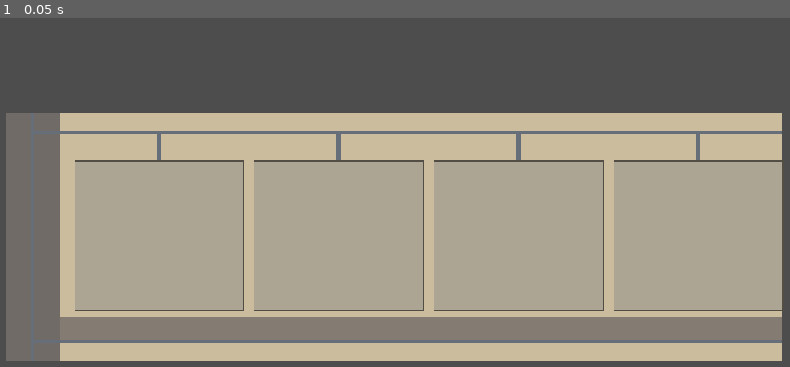
Above: before the commit, frame 1.
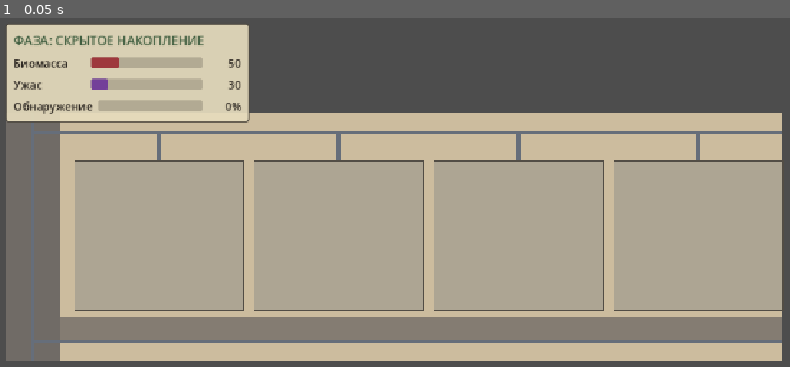
Above: after the commit, the same moment.

Repository: shabalingv-rgb/samosbor-game
Game: Godot game, scene res://scenes/main/game_scene.tscn
Same seed, same stepped clock (60 frames per second), same inputs: the game is played once before the commit and once after it.
Inputs:
- Up to frame 1 (0.05 s): no input

The runs differ from the first frame. In frame 1, 8.6% of the frame differs, in the area x 0-32%, y 1-31%.

Commit message:
Sprint 2.3: HUD (biomass/terror/detection/phase)
- hud.tscn/.gd: CanvasLayer with a code-built PanelContainer showing biomass,
  terror and detection bars plus the current phase, in an aged-paper palette.
- Pure view layer bound reactively to GameManager signals (resources_changed,
  phase_changed, detection_changed); disconnects in _exit_tree.
- Wired into game_scene; verified live updates + Cyrillic rendering in Godot 4.7.
- Sprint 1 complete (2.1 + 2.2 + 2.3); mark plan progress.

Co-Authored-By: Claude Opus 4.8 <noreply@anthropic.com>

Diff:
--- a/godot/scenes/main/game_scene.tscn
+++ b/godot/scenes/main/game_scene.tscn
@@ -1,8 +1,9 @@
-[gd_scene load_steps=5 format=3 uid="uid://c5p4p3tgk1h77xrn7cgg"]
+[gd_scene load_steps=6 format=3 uid="uid://c5p4p3tgk1h77xrn7cgg"]
 
 [ext_resource type="Script" path="res://scripts/systems/resource_system.gd" id="1_rsys"]
 [ext_resource type="Script" path="res://scripts/systems/phase_manager.gd" id="2_phase"]
 [ext_resource type="PackedScene" path="res://scenes/environment/floor_section.tscn" id="3_floor"]
+[ext_resource type="PackedScene" path="res://scenes/ui/hud.tscn" id="4_hud"]
 
 [node name="GameScene" type="Node2D"]
 
@@ -16,3 +17,5 @@
 
 [node name="PhaseManager" type="Node" parent="."]
 script = ExtResource("2_phase")
+
+[node name="HUD" parent="." instance=ExtResource("4_hud")]
--- /dev/null
+++ b/godot/scenes/ui/hud.tscn
@@ -0,0 +1,6 @@
+[gd_scene load_steps=2 format=3 uid="uid://bhud00samosbor0001"]
+
+[ext_resource type="Script" path="res://scripts/ui/hud.gd" id="1_hud"]
+
+[node name="HUD" type="CanvasLayer"]
+script = ExtResource("1_hud")
--- /dev/null
+++ b/godot/scripts/ui/hud.gd
@@ -0,0 +1,149 @@
+extends CanvasLayer
+## Minimal HUD (Sprint 2.3): biomass, terror, detection risk and current phase.
+##
+## Pure view layer — reads the GameManager autoload (single source of truth) and
+## refreshes on its signals; never mutates state. UI is built in code so the
+## .tscn stays a one-line CanvasLayer. Aesthetic is a placeholder for the
+## eventual "заметки карандашом на полях обоев" styling.
+
+# Bars are gauges, not hard caps — the number label shows the true value while
+# the bar fills toward these soft display maxima.
+@export var biomass_bar_max: float = 200.0
+@export var terror_bar_max: float = 200.0
+
+const TEXT_COLOR: Color = Color(0.16, 0.14, 0.12)
+const PANEL_COLOR: Color = Color(0.90, 0.86, 0.74, 0.92)   # старая бумага
+const PANEL_BORDER: Color = Color(0.30, 0.28, 0.24, 0.85)
+const BIOMASS_FILL: Color = Color(0.62, 0.22, 0.24)        # мясо/биомасса
+const TERROR_FILL: Color = Color(0.45, 0.25, 0.60)         # фиолетовый ужас
+const DETECTION_FILL: Color = Color(0.75, 0.55, 0.15)      # тревожный янтарь
+const PHASE_HIDDEN_COLOR: Color = Color(0.24, 0.36, 0.24)  # приглушённо-зелёный
+const PHASE_ACTIVE_COLOR: Color = Color(0.66, 0.14, 0.14)  # тревожно-красный
+
+var _phase_label: Label
+var _biomass_bar: ProgressBar
+var _biomass_value: Label
+var _terror_bar: ProgressBar
+var _terror_value: Label
+var _detection_bar: ProgressBar
+var _detection_value: Label
+
+func _ready() -> void:
+	_build_ui()
+	GameManager.resources_changed.connect(_on_resources_changed)
+	GameManager.phase_changed.connect(_on_phase_changed)
+	GameManager.detection_changed.connect(_on_detection_changed)
+	_refresh_all()
+
+func _exit_tree() -> void:
+	# Autoload signals — disconnect to avoid dangling references on reload.
+	if GameManager.resources_changed.is_connected(_on_resources_changed):
+		GameManager.resources_changed.disconnect(_on_resources_changed)
+	if GameManager.phase_changed.is_connected(_on_phase_changed):
+		GameManager.phase_changed.disconnect(_on_phase_changed)
+	if GameManager.detection_changed.is_connected(_on_detection_changed):
+		GameManager.detection_changed.disconnect(_on_detection_changed)
+
+# --- UI construction -------------------------------------------------------
+
+func _build_ui() -> void:
+	var panel: PanelContainer = PanelContainer.new()
+	panel.position = Vector2(16.0, 16.0)
+	panel.custom_minimum_size = Vector2(320.0, 0.0)
+	panel.add_theme_stylebox_override("panel", _panel_style())
+	add_child(panel)
+
+	var vbox: VBoxContainer = VBoxContainer.new()
+	vbox.add_theme_constant_override("separation", 8)
+	panel.add_child(vbox)
+
+	_phase_label = Label.new()
+	_phase_label.add_theme_font_size_override("font_size", 18)
+	vbox.add_child(_phase_label)
+
+	var biomass_row: Array = _add_resource_row(vbox, "Биомасса", BIOMASS_FILL)
+	_biomass_bar = biomass_row[0]
+	_biomass_value = biomass_row[1]
+
+	var terror_row: Array = _add_resource_row(vbox, "Ужас", TERROR_FILL)
+	_terror_bar = terror_row[0]
+	_terror_value = terror_row[1]
+
+	var detection_row: Array = _add_resource_row(vbox, "Обнаружение", DETECTION_FILL)
+	_detection_bar = detection_row[0]
+	_detection_value = detection_row[1]
+
+func _panel_style() -> StyleBoxFlat:
+	var sb: StyleBoxFlat = StyleBoxFlat.new()
+	sb.bg_color = PANEL_COLOR
+	sb.set_corner_radius_all(4)
+	sb.set_border_width_all(2)
+	sb.border_color = PANEL_BORDER
+	sb.set_content_margin_all(12.0)
+	return sb
+
+func _add_resource_row(vbox: VBoxContainer, name_text: String, fill: Color) -> Array:
+	var row: HBoxContainer = HBoxContainer.new()
+	row.add_theme_constant_override("separation", 8)
+
+	var name_label: Label = Label.new()
+	name_label.text = name_text
+	name_label.custom_minimum_size = Vector2(104.0, 0.0)
+	name_label.add_theme_color_override("font_color", TEXT_COLOR)
+
+	var bar: ProgressBar = _make_bar(fill)
+	bar.size_flags_horizontal = Control.SIZE_EXPAND_FILL
+	bar.size_flags_vertical = Control.SIZE_SHRINK_CENTER
+
+	var value_label: Label = Label.new()
+	value_label.custom_minimum_size = Vector2(48.0, 0.0)
+	value_label.horizontal_alignment = HORIZONTAL_ALIGNMENT_RIGHT
+	value_label.add_theme_color_override("font_color", TEXT_COLOR)
+
+	row.add_child(name_label)
+	row.add_child(bar)
+	row.add_child(value_label)
+	vbox.add_child(row)
+	return [bar, value_label]
+
+func _make_bar(fill: Color) -> ProgressBar:
+	var bar: ProgressBar = ProgressBar.new()
+	bar.show_percentage = false
+	bar.min_value = 0.0
+	bar.max_value = 100.0
+	bar.custom_minimum_size = Vector2(150.0, 16.0)
+
+	var bg: StyleBoxFlat = StyleBoxFlat.new()
+	bg.bg_color = Color(0.0, 0.0, 0.0, 0.18)
+	bg.set_corner_radius_all(3)
+	var fg: StyleBoxFlat = StyleBoxFlat.new()
+	fg.bg_color = fill
+	fg.set_corner_radius_all(3)
+	bar.add_theme_stylebox_override("background", bg)
+	bar.add_theme_stylebox_override("fill", fg)
+	return bar
+
+# --- Signal handlers -------------------------------------------------------
+
+func _refresh_all() -> void:
+	_on_resources_changed()
+	_on_phase_changed(GameManager.phase)
+	_on_detection_changed(GameManager.detection_risk)
+
+func _on_resources_changed() -> void:
+	_biomass_value.text = str(GameManager.biomass)
+	_biomass_bar.value = clampf(float(GameManager.biomass) / biomass_bar_max * 100.0, 0.0, 100.0)
+	_terror_value.text = str(GameManager.terror)
+	_terror_bar.value = clampf(float(GameManager.terror) / terror_bar_max * 100.0, 0.0, 100.0)
+
+func _on_phase_changed(phase: String) -> void:
+	if phase == "accumulation":
+		_phase_label.text = "ФАЗА: СКРЫТОЕ НАКОПЛЕНИЕ"
+		_phase_label.add_theme_color_override("font_color", PHASE_HIDDEN_COLOR)
+	else:
+		_phase_label.text = "ФАЗА: АКТИВНЫЙ САМОСБОР"
+		_phase_label.add_theme_color_override("font_color", PHASE_ACTIVE_COLOR)
+
+func _on_detection_changed(risk: float) -> void:
+	_detection_value.text = "%d%%" % int(round(risk * 100.0))
+	_detection_bar.value = clampf(risk * 100.0, 0.0, 100.0)
Not shown, changed: DEVELOPMENT_PLAN_V2.md
